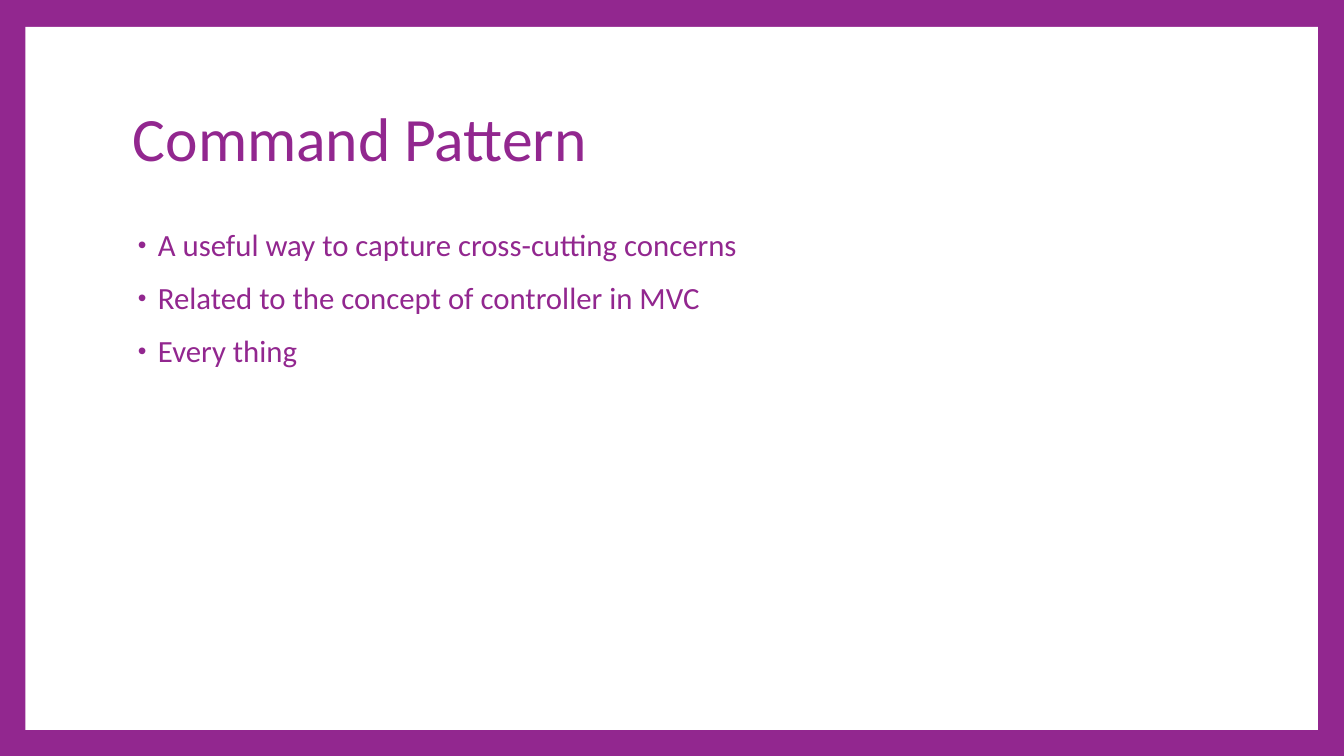
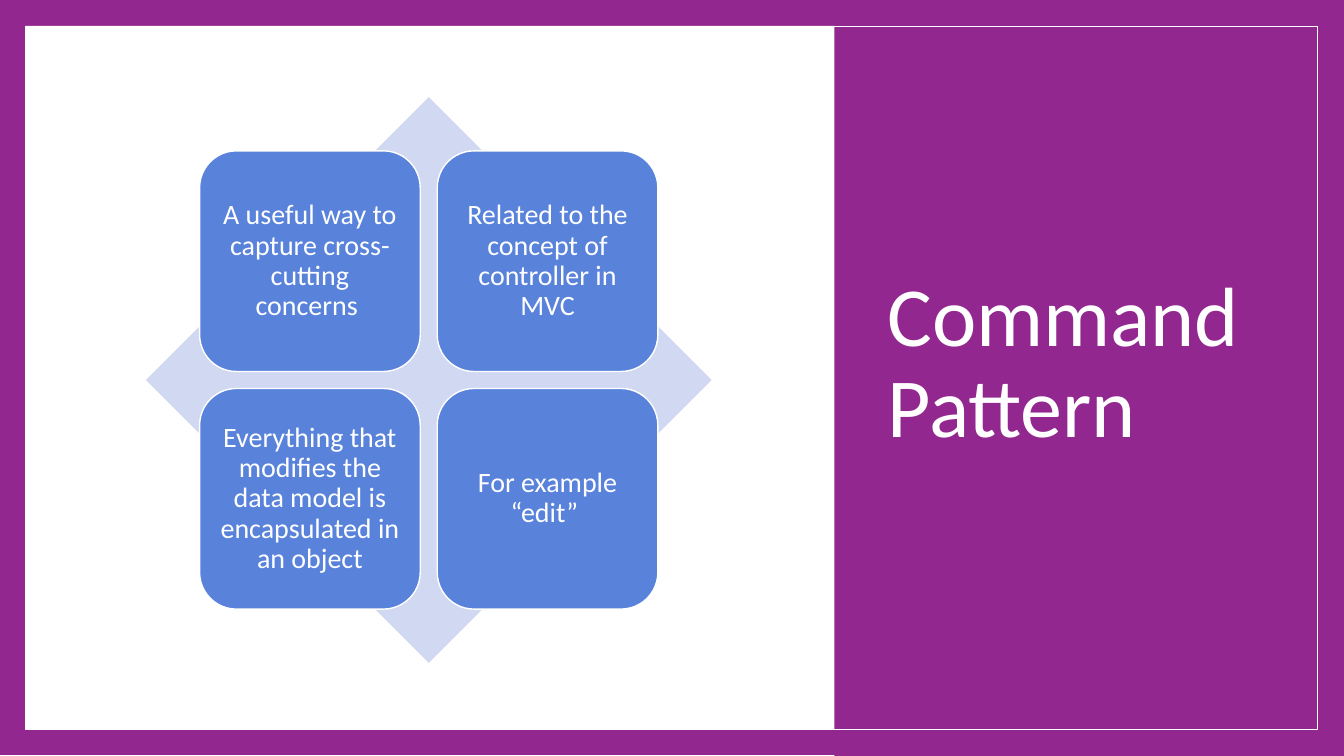
Before and after one commit to cdiggins/cs321, a slide deck: slide 11 of class-notes/cs321-winter-2023-lecture-17-architecture.pptx (slide 8 before the commit). Drawn at 1344x756 pixels with LibreOffice and Linux fonts; fonts in the diff are those of the drawing. Boxes give left, top, right and bottom in pixels: in the first picture for what was removed or moved away, otherwise in the second. Text is boxed around its words. In the diff, an @@ line names an element or a change of style, - is before the commit and + after.

```diff
--- a/class-notes/cs321-winter-2023-lecture-17-architecture.pptx
+++ b/class-notes/cs321-winter-2023-lecture-17-architecture.pptx
@@ background #92278F to #FFFFFF @@
@@ rectangle added at (0, 0, 1344, 755), fill #92278F @@
@@ rectangle removed at (26, 27, 1318, 730) @@
@@ rectangle added at (26, 26, 1318, 729), fill #FFFFFF @@
@@ rectangle added at (26, 27, 1318, 730), outline #FFFFFF 1 pt @@
@@ rectangle added at (835, 0, 1344, 756), fill #92278F @@
@@ title "Command Pattern": place and size @@
-title "Command Pattern" at (133, 118, 586, 162)
+title "Command Pattern" at (887, 287, 1239, 438)
@@ title "Command Pattern" at (887, 287, 1239, 438): size 66 to 90 pt, text colour #92278F to #FFFFFF @@
@@ text removed at (158, 234, 736, 368) @@
-• A useful way to capture cross-cutting concerns
-• Related to the concept of controller in MVC
-• Every thing
@@ group added at (146, 97, 712, 663): 4 rounded rectangles, 4 texts, 1 diamond @@
+A useful way to capture cross-cutting concerns
+Related to the concept of controller in MVC
+Everything that modifies the data model is encapsulated in an object
+For example “edit”
```
Also in this commit, not shown: 6 other slides changed, 4 slides added, 20 slides removed, 5 other files.
